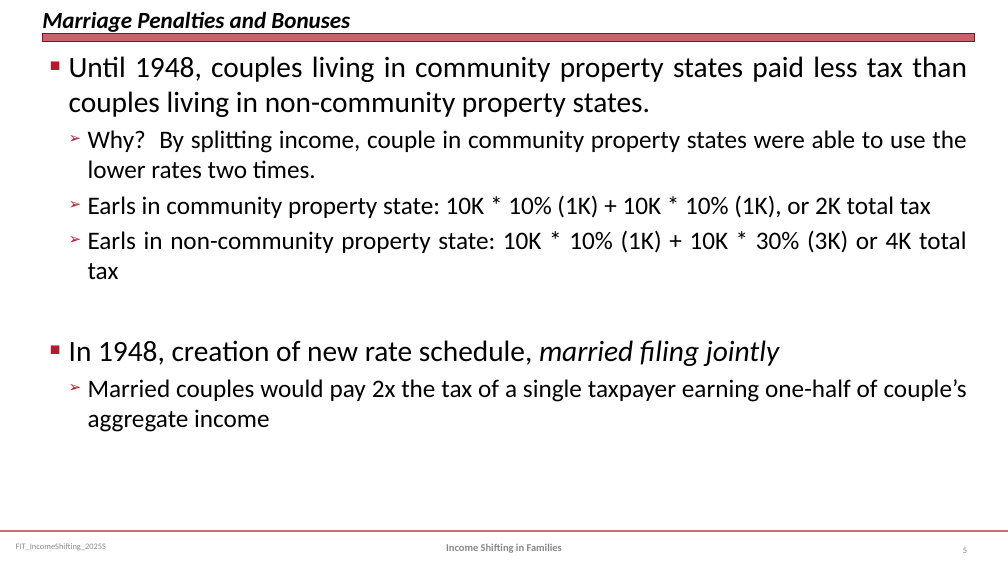
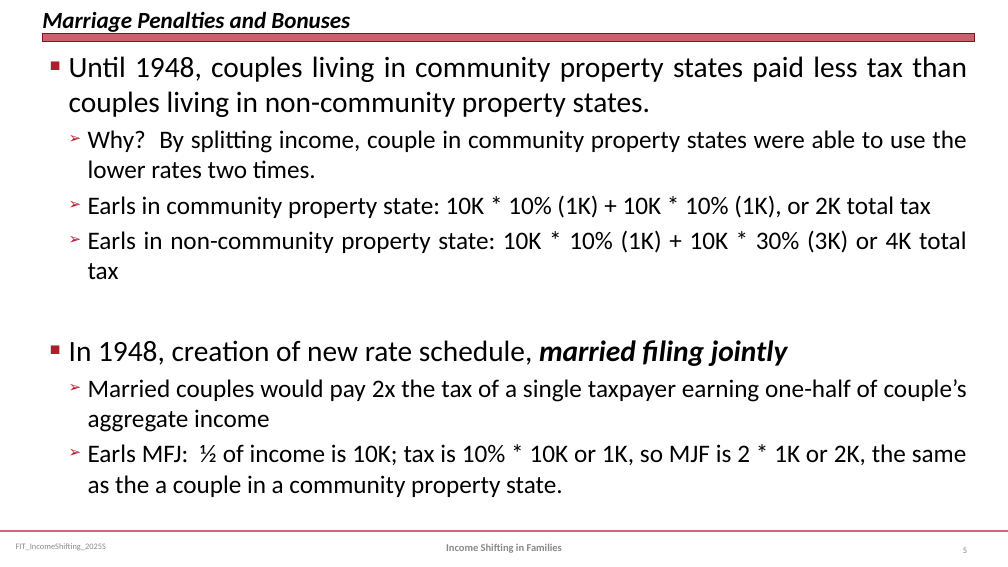
Before and after one commit to jmc877/Fed-Income-Tax, a slide deck: slide 5 of slides/FIT_IncomeShifting_2025S.pptx. Drawn at 1008x567 pixels with LibreOffice and Linux fonts; fonts in the diff are those of the drawing. Boxes give left, top, right and bottom in pixels: in the first picture for what was removed or moved away, otherwise in the second. Text is boxed around its words. In the diff, an @@ line names an element or a change of style, - is before the commit and + after.

Commit message:
Update

```diff
--- a/slides/FIT_IncomeShifting_2025S.pptx
+++ b/slides/FIT_IncomeShifting_2025S.pptx
@@ text at box(69, 340, 788, 366): bold on in "married filing jointly" @@
@@ text at box(88, 444, 967, 497): paragraph added @@
+  ➢ Earls MFJ: ½ of income is 10K; tax is 10% * 10K or 1K, so MJF is 2 * 1K or 2K, the same as the a couple in a community property state.
```
Also in this commit, not shown: 10 slides removed.
